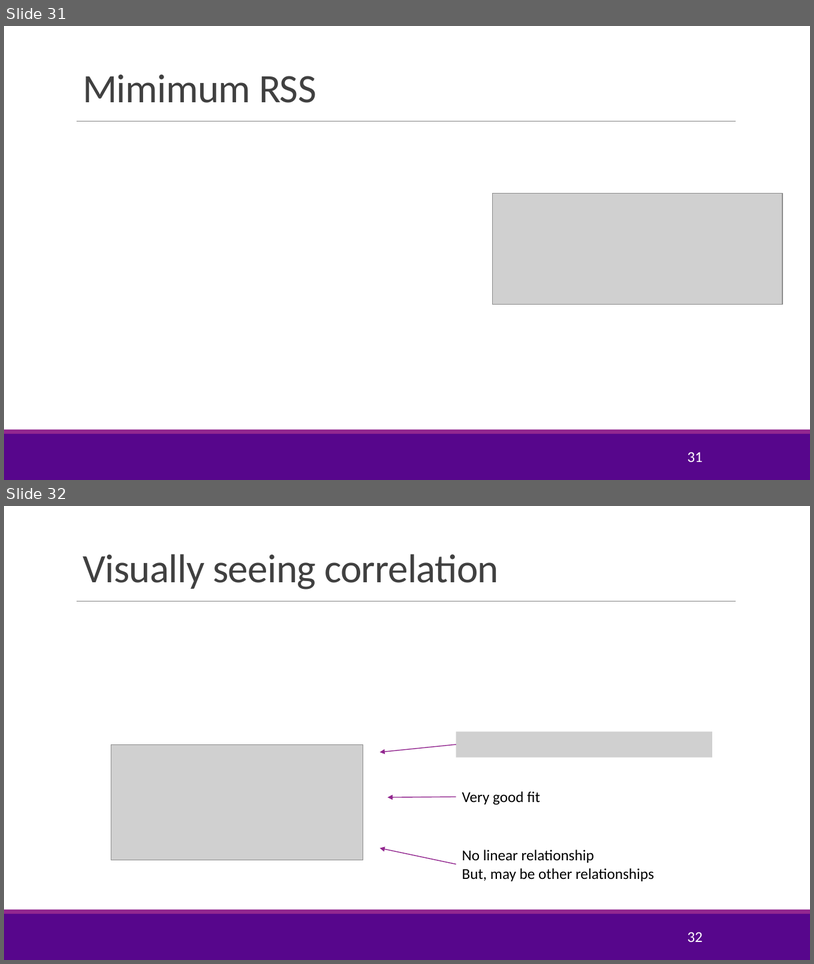
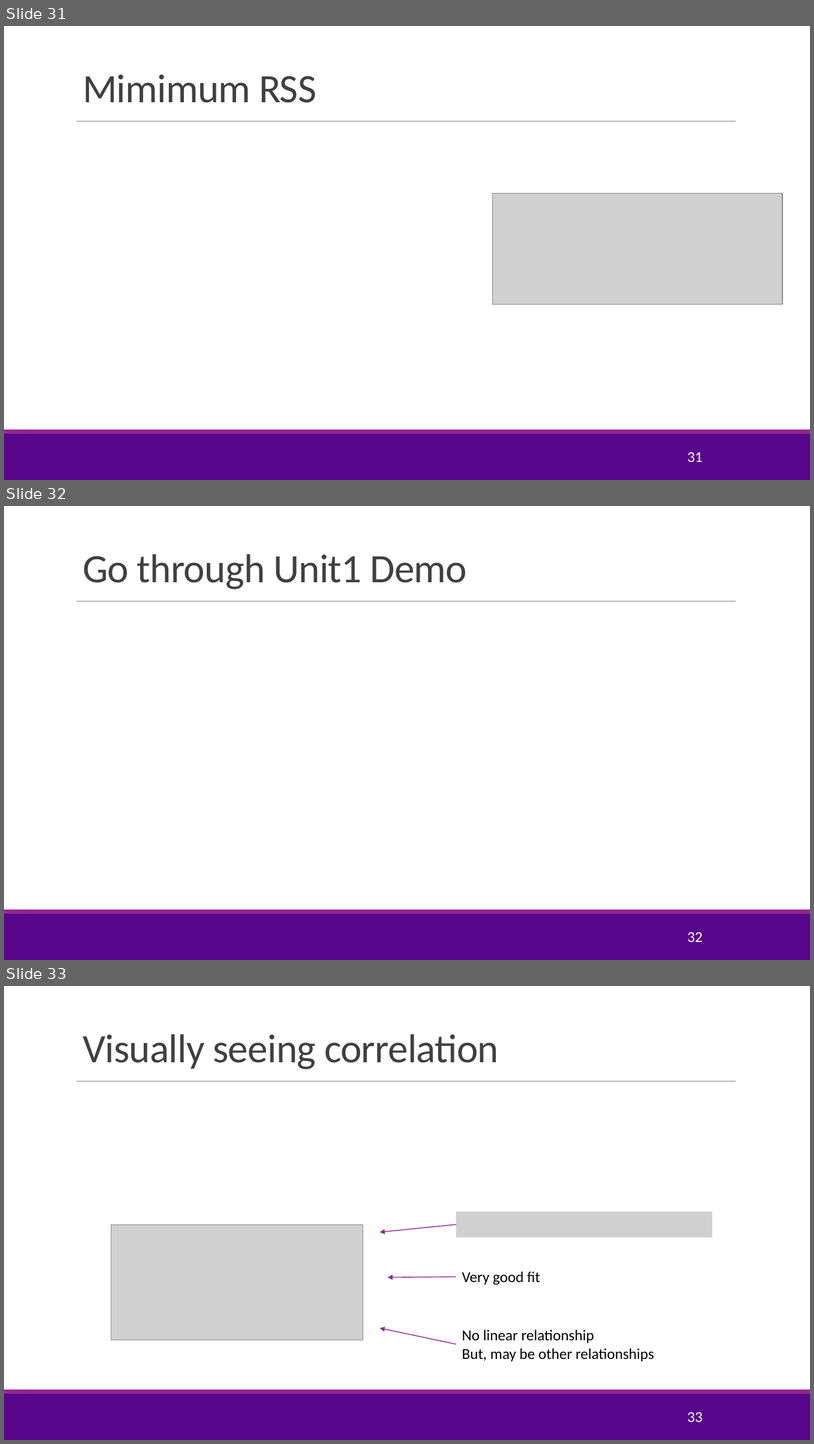
Before and after one commit to joshzzl/introml, a slide deck: lectures/Lect02_SimpRegression.pptx. Shown one above the other, each under a label of ours: slides 31 and 32 before the commit, slides 31, 32 and 33 after it. The pictures are 814x964 and 814x1444 pixels, drawn with LibreOffice and Linux fonts; fonts in the diff are those of the drawing; grey boxes stand for pictures; background and template pictures are left out. Boxes give left, top, right and bottom in pixels: in the first picture for what was removed or moved away, otherwise in the second. Text is boxed around its words. In the diff, an @@ line names an element or a change of style, - is before the commit and + after.

```diff
--- a/lectures/Lect02_SimpRegression.pptx
+++ b/lectures/Lect02_SimpRegression.pptx
@@ slide 32 added at (4, 506, 810, 960), background #FFFFFF; not listed: 3 template elements that a slide beside it also shows @@
@@ title added at (83, 554, 468, 589), 48 pt, text #404040 @@
+Go through Unit1 Demo
@@ page number added at (687, 931, 703, 942), 18 pt, text #FFFFFF @@
+32
@@ what was slide 32 is now slide 33 @@
@@ page number at (687, 1411, 703, 1422): text changed @@
-32
+33
```
Also in this commit, not shown: 3 slides changed.
